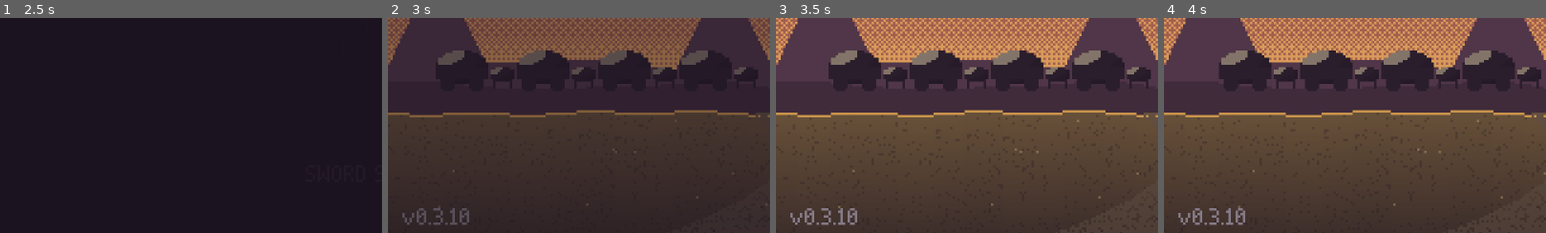
Above: before the commit, frames 1-4 (left to right).
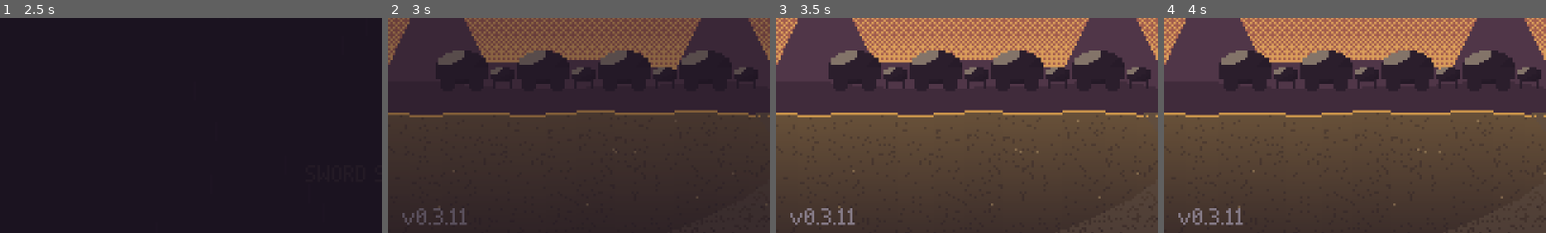
Above: after the commit, the same moments.

Repository: rodriguezric/the_caravan_thief
Game: Godot game, scene res://scenes/shell.tscn
The game is run twice, just before and just after one commit, with the same random seed, the same clock (stepped at 60 frames per second) and the same inputs.
Inputs (mouse positions are % of the whole screen's width and height, from its top left):
- Up to frame 1 (2.5 s): tap Enter at 0.5, 2.1 s; move the mouse to (72, 45) at 0.52 s; hold Right (right) 0.53-1.25 s; hold Z (accept) 0.53-1.25 s; click (72, 45) at 0.67 s; tap Space at 0.77, 1.07 s; drag from (30, 55) to (45, 70) at 1.27 s; move the mouse to (60, 28) at 2.02 s; hold Right (right) from 2.03 s (still down)
- Up to frame 2 (3 s): release Right (right) at 2.75 s; drag from (45, 70) to (20, 35) at 2.77 s
- Up to frame 3 (3.5 s): no input
- Up to frame 4 (4 s): move the mouse to (80, 65) at 3.52 s; hold Left (left) from 3.53 s (still down); tap J at 3.6 s; tap Space at 3.77 s
The pictures show only the part of the screen within x 0-50%, y 49-99%; the shares and areas given below are measured in that part.

Frame 1 is identical in both runs. In frame 2, 0.1% of the frame differs, in the area x 18-22%, y 88-97%; in frame 3, 0.1%; in frame 4, 0.1%.

Commit message:
bugfix_ambush_hunters_spawn_over_chasm
Spawn the S9 ambush hunters on the bridge deck and vault them in from over
the edge instead of popping them into the open canyon. Version 0.3.11.

Co-Authored-By: Claude Opus 5.5 <noreply@anthropic.com>
Claude-Session: https://claude.ai/code/session_01WHBNR7RVHmtr9nF6sourU4

Diff:
--- a/project.godot
+++ b/project.godot
@@ -12,7 +12,7 @@
 
 config/name="The Caravan Thief"
 config/description="Sword Stories: The Caravan Thief. A heist JRPG about a thief, a cursed sword, and the difference between taking something and owning it."
-config/version="0.3.10"
+config/version="0.3.11"
 run/main_scene="res://scenes/shell.tscn"
 config/features=PackedStringArray("4.6")
 run/flush_stdout_on_print=true
--- a/scripts/story/story_act3.gd
+++ b/scripts/story/story_act3.gd
@@ -96,8 +96,18 @@
 	# the ambush: hunters climbing up from under the bridge on both sides
 	s.sfx("alert", 1.0, -2.0)
 	s.shake(1.5, 0.4)
+	# each one vaults up over the rail from the drop and lands on the planks
+	# (the deck is rows 6-7): behind the crew, and between Rook and the Factor
+	var lands := [Vector2i(8, 6), Vector2i(15, 7), Vector2i(17, 6)]
 	for k in 3:
-		var h := s.spawn("hunter", Vector2i(10 + k * 4, 5 + (k % 2) * 3), 0 if k % 2 == 0 else 1)
+		var from_north: bool = lands[k].y == 6
+		var h := s.spawn("hunter", lands[k], 0 if from_north else 1)
+		var land := h.position
+		h.position = land + Vector2(0, -16.0 if from_north else 16.0)
+		h.modulate.a = 0.0
+		var tw := h.create_tween()
+		tw.tween_property(h, "position", land, 0.22).set_trans(Tween.TRANS_BACK).set_ease(Tween.EASE_OUT)
+		tw.parallel().tween_property(h, "modulate:a", 1.0, 0.12)
 		h.hop(10.0)
 		s.sfx("whiff", 1.0 + k * 0.1, -6.0)
 		await s.wait(0.18)
Not shown, changed: patchnotes.md
